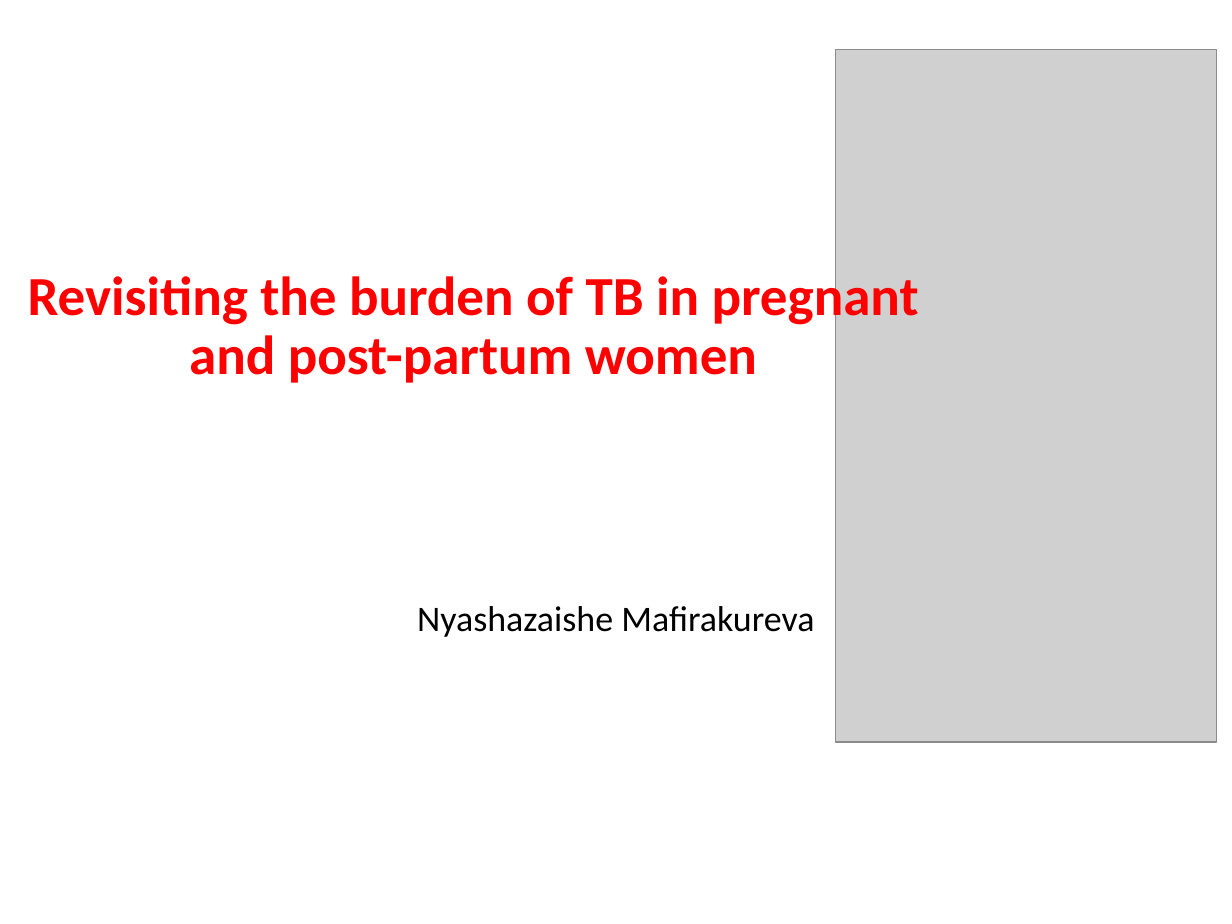
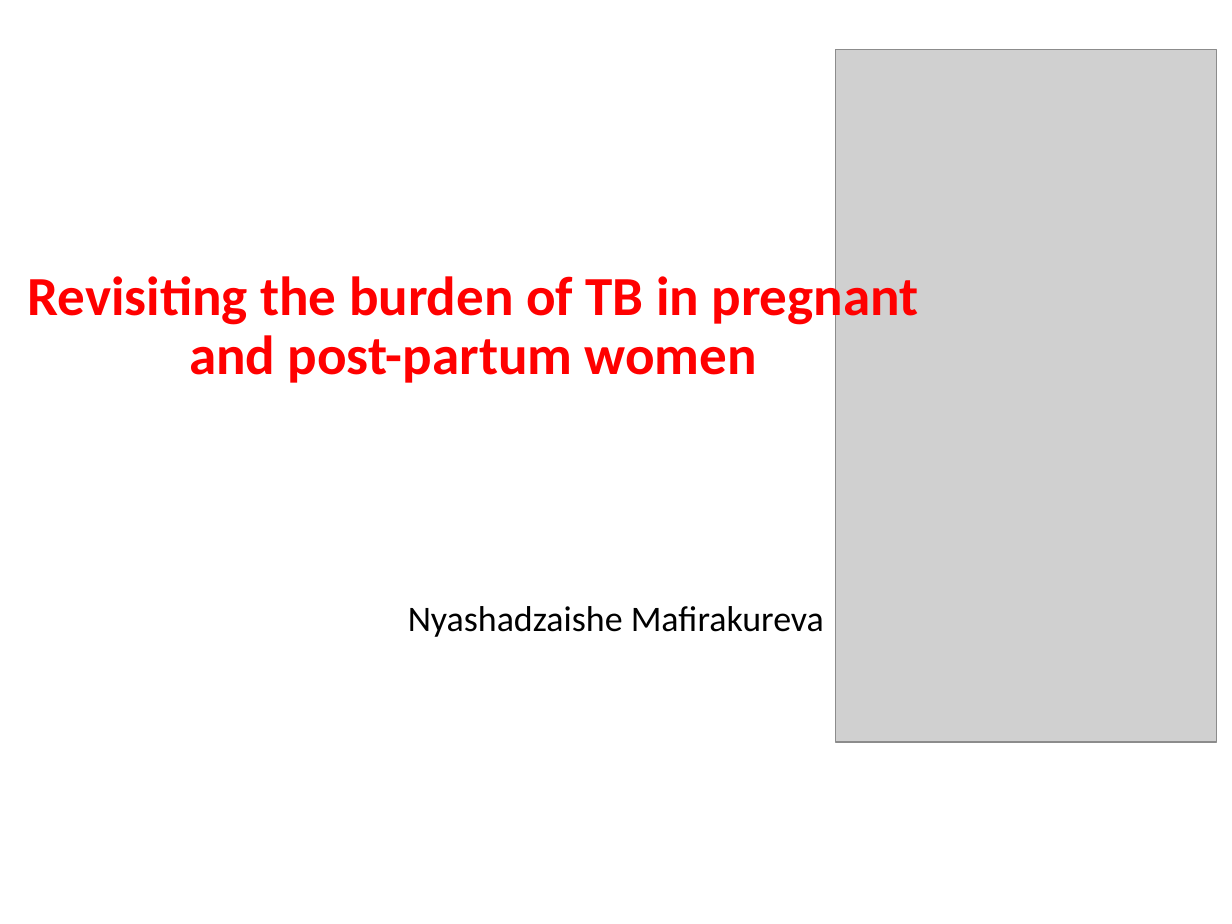
Before and after one commit to petedodd/pregtb, a slide deck: slide 2 of outdata/Revisiting the burden of TB in pregnant and post-partum women2.pptx. Drawn at 1232x924 pixels with LibreOffice and Linux fonts; fonts in the diff are those of the drawing; grey boxes stand for pictures. Boxes give left, top, right and bottom in pixels: in the first picture for what was removed or moved away, otherwise in the second. Text is boxed around its words. In the diff, an @@ line names an element or a change of style, - is before the commit and + after.

```diff
--- a/outdata/Revisiting the burden of TB in pregnant and post-partum women2.pptx
+++ b/outdata/Revisiting the burden of TB in pregnant and post-partum women2.pptx
@@ text at <box>408,606,824,637</box>: text changed @@
-Nyashazaishe Mafirakureva
+Nyashadzaishe Mafirakureva
```
Also in this commit, not shown: 3 other slides changed, 7 slides added, 6 slides removed, 33 other files.
